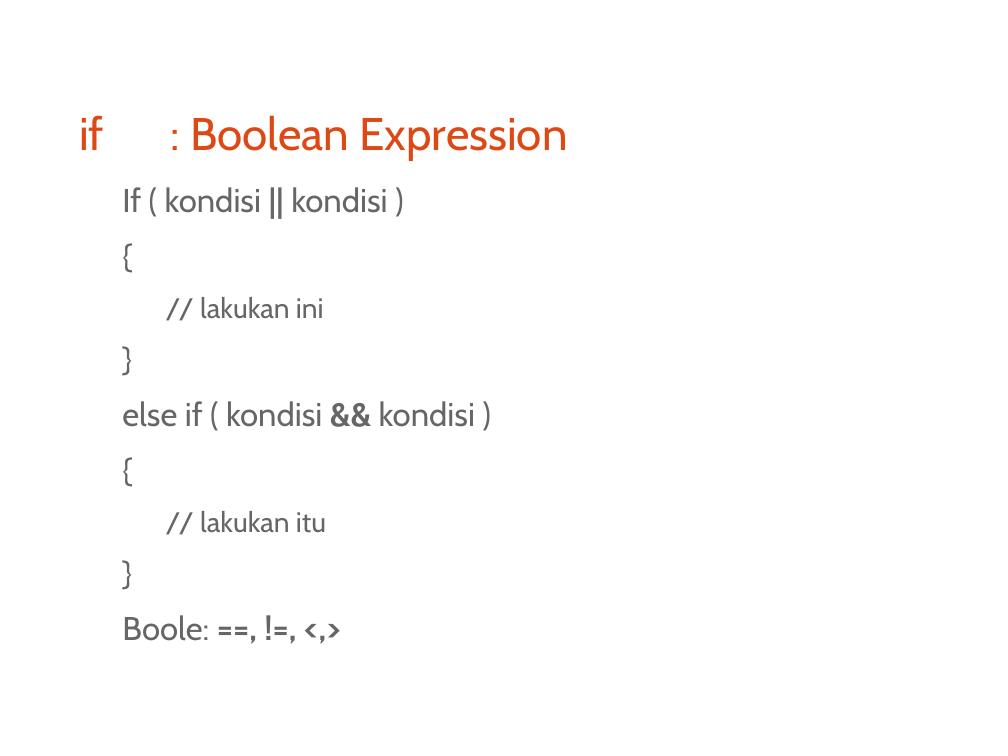
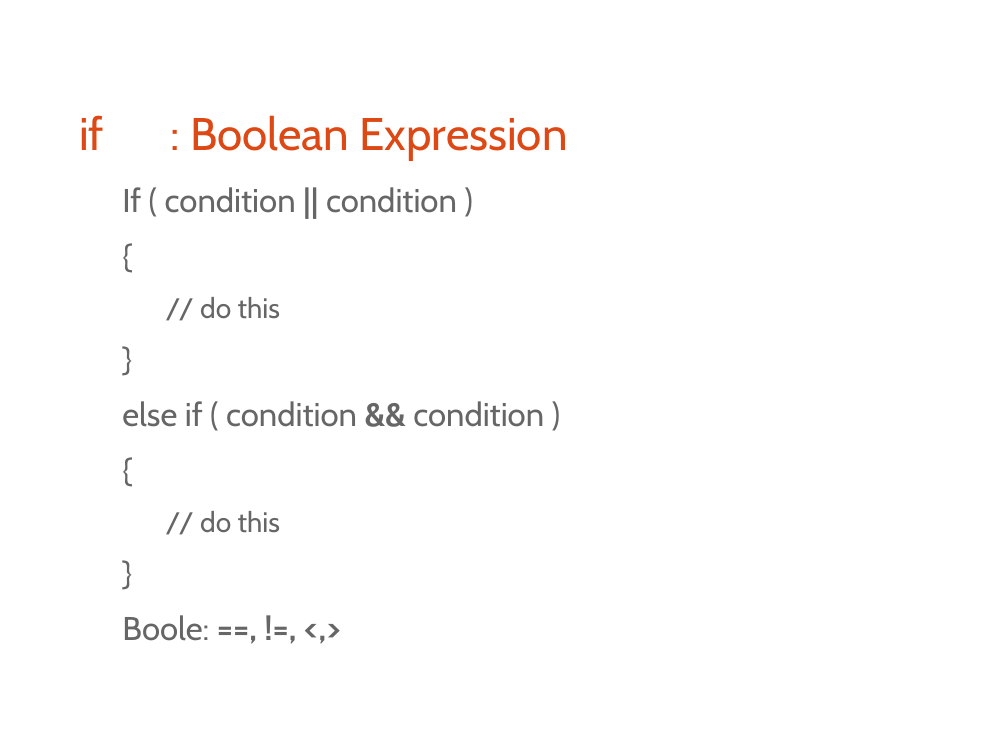
Before and after one commit to bagustris/prokom-tf, a slide deck: slide 13 of prokom2.odp. Drawn at 1008x756 pixels with LibreOffice and Linux fonts; fonts in the diff are those of the drawing. Boxes give left, top, right and bottom in pixels: in the first picture for what was removed or moved away, otherwise in the second. Text is boxed around its words. In the diff, an @@ line names an element or a change of style, - is before the commit and + after.

```diff
--- a/prokom2.odp
+++ b/prokom2.odp
@@ text at [122,187,457,213]: text changed @@
-If ( kondisi || kondisi )
+If ( condition || condition )
@@ text at [200,297,280,319]: text changed @@
-  // lakukan ini
+  // do this
@@ text at [122,401,544,427]: text changed @@
-else if ( kondisi && kondisi )
+else if ( condition && condition )
@@ text at [200,511,280,533]: text changed @@
-  // lakukan itu
+  // do this
```
Also in this commit, not shown: 4 other slides changed, 37 other files.
